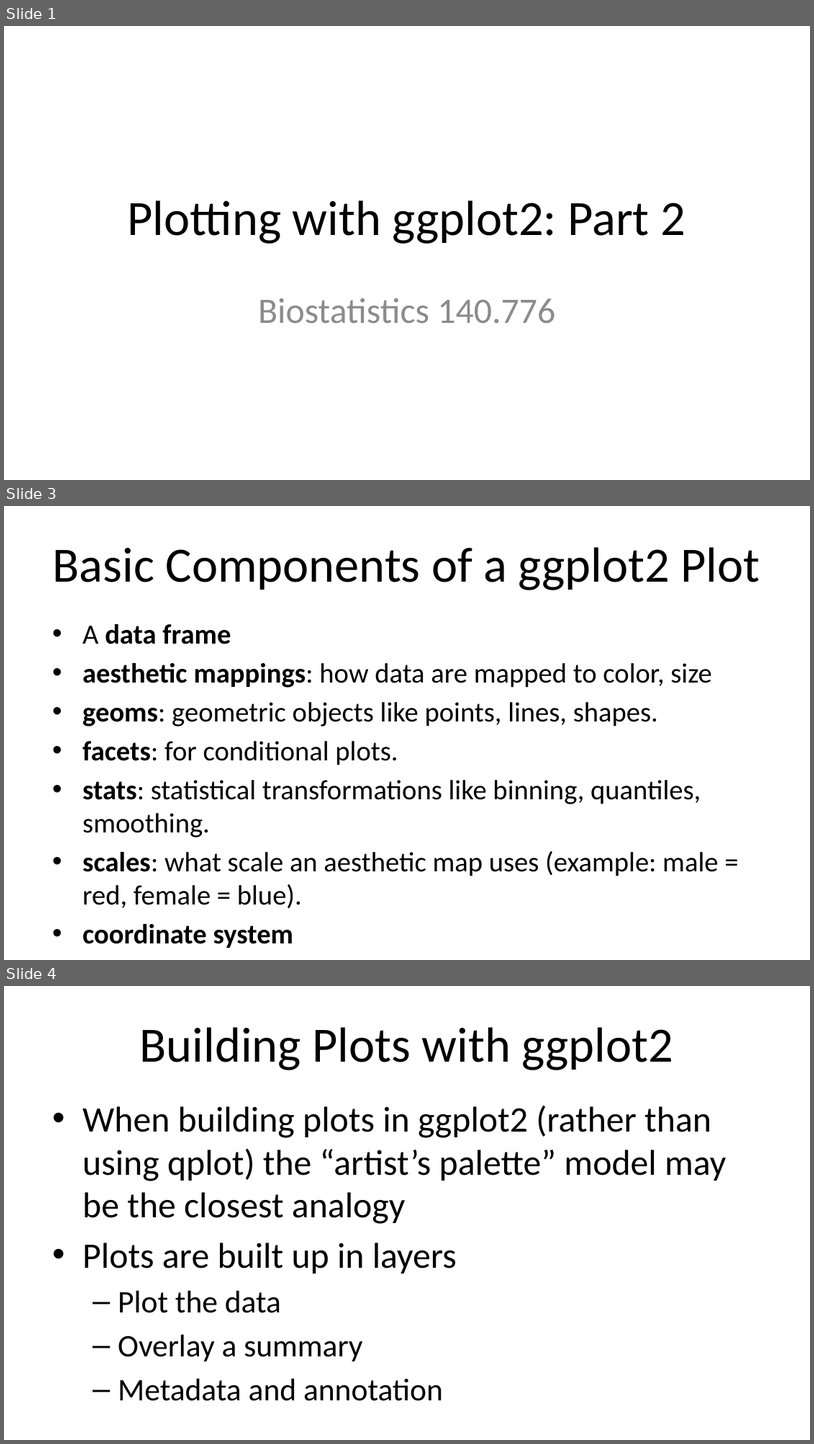
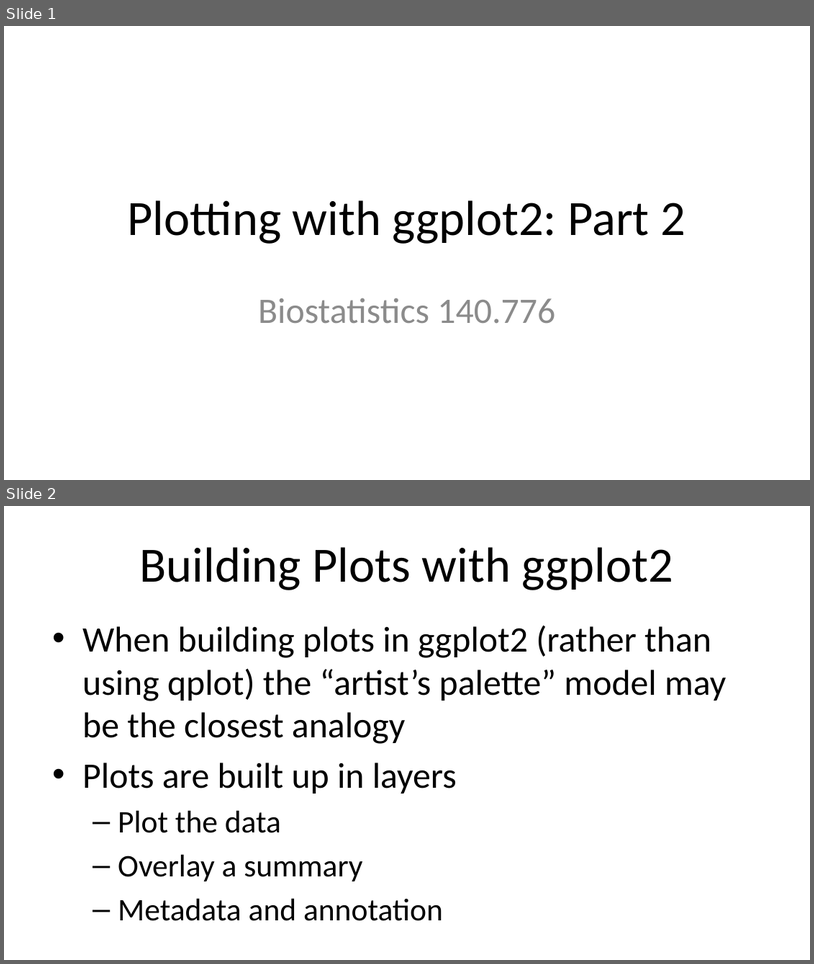
Before and after one commit to KirosG/Biostat776, a slide deck: notes/ggplot2_part2.pptx. Shown one above the other, each under a label of ours: slides 1, 3 and 4 before the commit, slides 1 and 2 after it; the slides between them are not shown. The pictures are 814x1444 and 814x964 pixels, drawn with LibreOffice and Linux fonts; fonts in the diff are those of the drawing. Boxes give left, top, right and bottom in pixels: in the first picture for what was removed or moved away, otherwise in the second. Text is boxed around its words. In the diff, an @@ line names an element or a change of style, - is before the commit and + after.

Commit message:
Update ggplot2 part 2

```diff
--- a/notes/ggplot2_part2.pptx
+++ b/notes/ggplot2_part2.pptx
@@ slide 3 removed at [4, 506, 810, 960], background #FFFFFF @@
@@ title removed at [53, 547, 760, 590] @@
-Basic Components of a ggplot2 Plot
@@ text removed at [82, 624, 718, 947] @@
-• A data frame
-• aesthetic mappings: how data are mapped to color, size
-• geoms: geometric objects like points, lines, shapes.
-• facets: for conditional plots.
-• stats: statistical transformations like binning, quantiles, smoothing.
-• scales: what scale an aesthetic map uses (example: male = red, female = blue).
-• coordinate system
@@ what was slide 4 is now slide 2 @@
```
Also in this commit, not shown: 1 other slide removed, 1 other file.
